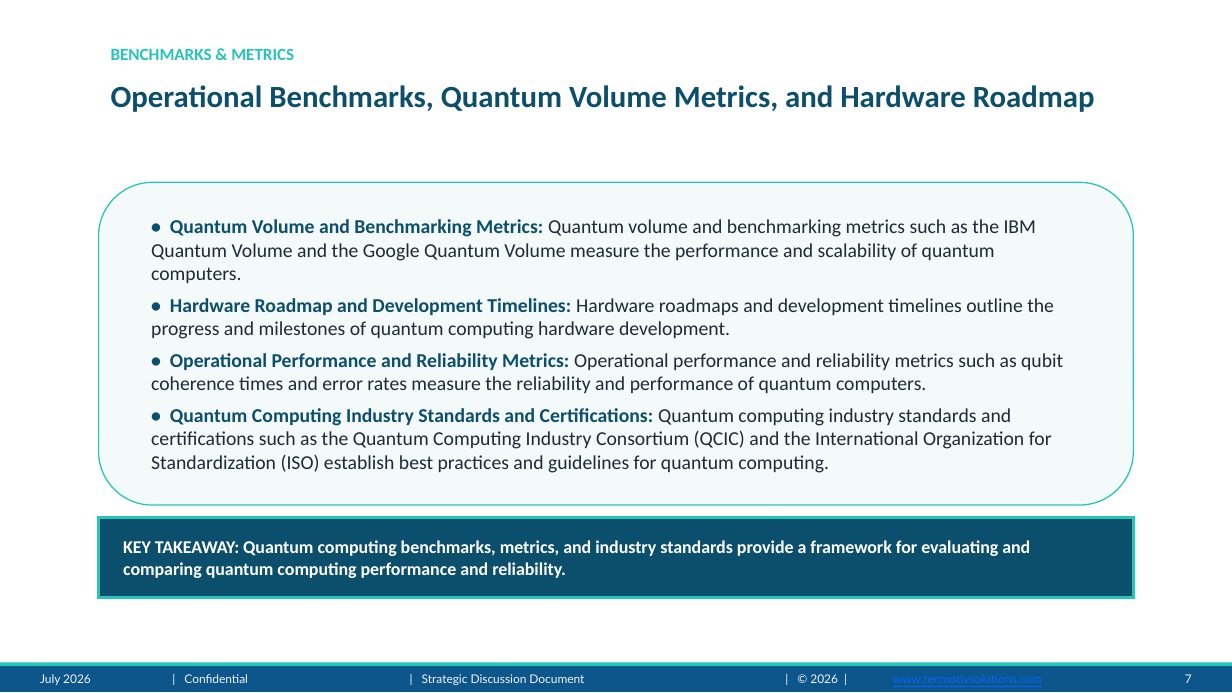
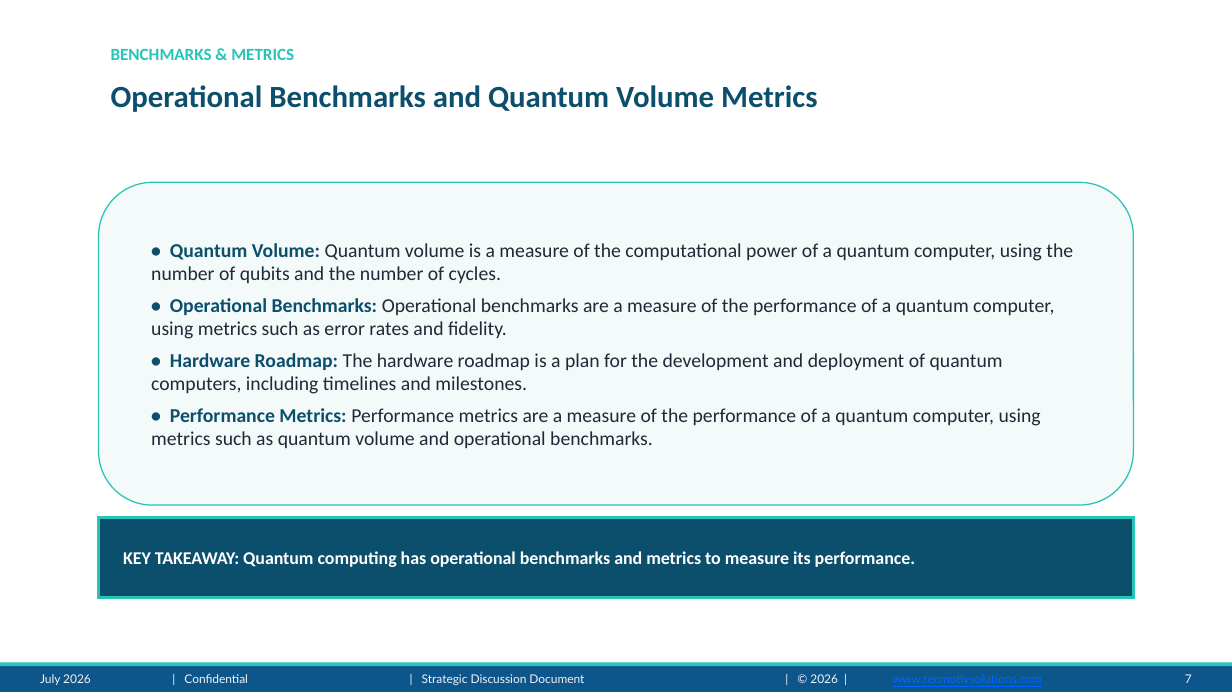
Before and after one commit to adityarana121/Presentation-Maker-agent, a slide deck: slide 7 of output/Quantum_Computing_presentation.pptx. Drawn at 1232x693 pixels with LibreOffice and Linux fonts; fonts in the diff are those of the drawing; background and template pictures are left out. Boxes give left, top, right and bottom in pixels: in the first picture for what was removed or moved away, otherwise in the second. Text is boxed around its words. In the diff, an @@ line names an element or a change of style, - is before the commit and + after.

```diff
--- a/output/Quantum_Computing_presentation.pptx
+++ b/output/Quantum_Computing_presentation.pptx
@@ text at box(111, 85, 817, 112): text changed @@
-Operational Benchmarks, Quantum Volume Metrics, and Hardware Roadmap
+Operational Benchmarks and Quantum Volume Metrics
@@ text in rounded rectangle at box(151, 243, 1073, 448): text changed @@
-• Quantum Volume and Benchmarking Metrics: Quantum volume and benchmarking metrics such as the IBM Quantum Volume and the Google Quantum Volume measure the performance and scalability of quantum computers.
-• Hardware Roadmap and Development Timelines: Hardware roadmaps and development timelines outline the progress and milestones of quantum computing hardware development.
-• Operational Performance and Reliability Metrics: Operational performance and reliability metrics such as qubit coherence times and error rates measure the reliability and performance of quantum computers.
-• Quantum Computing Industry Standards and Certifications: Quantum computing industry standards and certifications such as the Quantum Computing Industry Consortium (QCIC) and the International Organization for Standardization (ISO) establish best practices and guidelines for quantum computing.
+• Quantum Volume: Quantum volume is a measure of the computational power of a quantum computer, using the number of qubits and the number of cycles.
+• Operational Benchmarks: Operational benchmarks are a measure of the performance of a quantum computer, using metrics such as error rates and fidelity.
+• Hardware Roadmap: The hardware roadmap is a plan for the development and deployment of quantum computers, including timelines and milestones.
+• Performance Metrics: Performance metrics are a measure of the performance of a quantum computer, using metrics such as quantum volume and operational benchmarks.
@@ text in rectangle at box(123, 551, 915, 567): text changed @@
-KEY TAKEAWAY: Quantum computing benchmarks, metrics, and industry standards provide a framework for evaluating and comparing quantum computing performance and reliability.
+KEY TAKEAWAY: Quantum computing has operational benchmarks and metrics to measure its performance.
```
Also in this commit, not shown: 7 other slides changed, 2 other files.
